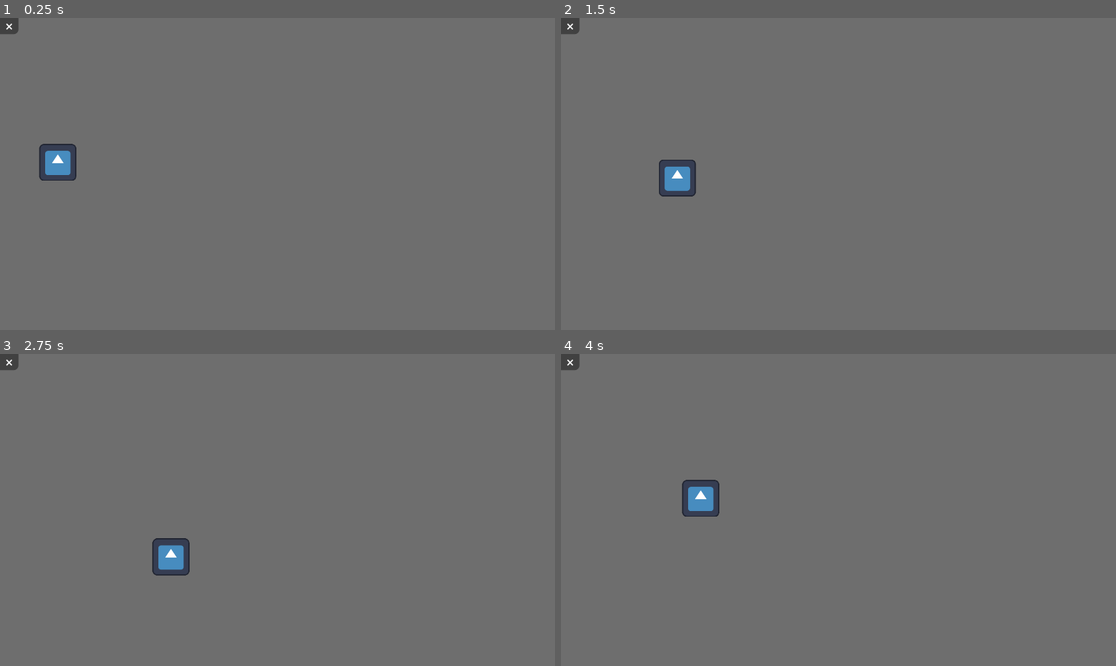
Above: before the commit, frames 1-4 (two rows, left to right).
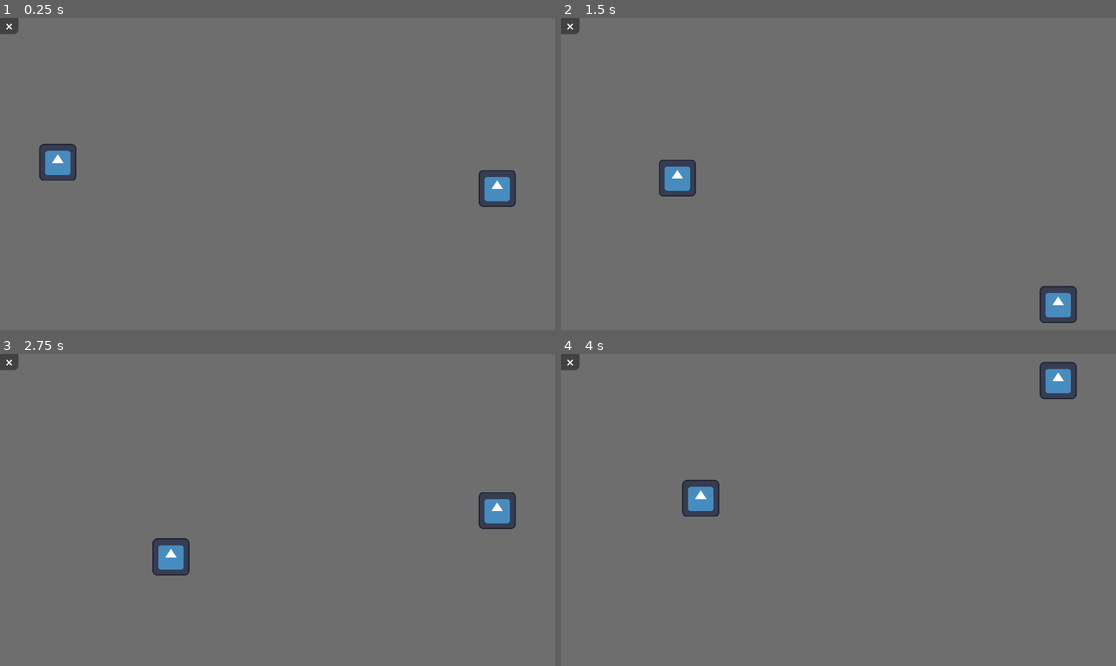
Above: after the commit, the same moments.

Repository: parrotwise/gmtk26-pong
Game: Godot game, scene res://Scenes/game_scene.tscn
The game is run twice, just before and just after one commit, with the same random seed, the same clock (stepped at 60 frames per second) and the same inputs. The engine's default icon, where the game draws it, is replaced by a stand-in: a white triangle on a blue panel in a dark square.
Inputs:
- Up to frame 1 (0.25 s): no input
- Up to frame 2 (1.5 s): hold Right (ui_right) 0.53-1.28 s; hold Down (ui_down) from 1.28 s (still down)
- Up to frame 3 (2.75 s): release Down (ui_down) at 2.03 s; hold Right (ui_right) from 2.03 s (still down)
- Up to frame 4 (4 s): release Right (ui_right) at 2.78 s; hold Up (ui_up) 2.78-3.53 s; hold Left (ui_left) from 3.53 s (still down)

The runs differ from the first frame. In frame 1, 0.8% of the frame differs, in the area x 86-93%, y 48-61%; in frame 2, 0.8%; in frame 3, 0.8%; in frame 4, 0.8%, in the area x 86-93%, y 2-15%.

Commit message:
Add preliminary opponent controller

Diff:
--- a/Scenes/game_scene.tscn
+++ b/Scenes/game_scene.tscn
@@ -4,6 +4,7 @@
 [ext_resource type="Script" uid="uid://csel3sxxejg3t" path="res://Scripts/game_ui.gd" id="1_x87qo"]
 [ext_resource type="Script" uid="uid://x2chsq18dd8c" path="res://Scripts/player.gd" id="2_1ixah"]
 [ext_resource type="Texture2D" uid="uid://c8nuxrijrj7d8" path="res://icon.svg" id="2_fiftr"]
+[ext_resource type="Script" uid="uid://dowrysm7015b3" path="res://Scripts/opponent.gd" id="4_1ixah"]
 
 [sub_resource type="StyleBoxFlat" id="StyleBoxFlat_b6fju"]
 bg_color = Color(0.43, 0.43, 0.43, 1)
@@ -73,6 +74,18 @@
 [node name="Collider" type="CollisionShape2D" parent="Battlefield/Objects/Player" unique_id=1432668304]
 shape = SubResource("RectangleShape2D_rgj8m")
 
+[node name="Opponent" type="StaticBody2D" parent="Battlefield/Objects" unique_id=969242786]
+position = Vector2(1720, 500)
+script = ExtResource("4_1ixah")
+
+[node name="Canvas" type="CanvasGroup" parent="Battlefield/Objects/Opponent" unique_id=947483694]
+
+[node name="Sprite" type="Sprite2D" parent="Battlefield/Objects/Opponent/Canvas" unique_id=1926471575]
+texture = ExtResource("2_fiftr")
+
+[node name="Collider" type="CollisionShape2D" parent="Battlefield/Objects/Opponent" unique_id=644687924]
+shape = SubResource("RectangleShape2D_rgj8m")
+
 [node name="UI" type="Control" parent="." unique_id=514686420]
 layout_mode = 1
 anchors_preset = 15
--- a/Scripts/game_manager.gd
+++ b/Scripts/game_manager.gd
@@ -6,6 +6,8 @@
 var ball_speed: float
 var player_speed: float:
 	get: return DisplayServer.window_get_size().y / 4.0
+var opponent_speed: float:
+	get: return DisplayServer.window_get_size().y / 3.0
 
 
 func _ready() -> void:
--- /dev/null
+++ b/Scripts/opponent.gd
@@ -0,0 +1,39 @@
+class_name Opponent
+extends StaticBody2D
+
+
+enum Direction {
+	NONE,
+	UP,
+	DOWN,
+}
+
+const MARGIN: float = 64.0
+
+var position_y_min: float:
+	get: return MARGIN
+var position_y_max: float:
+	get: return DisplayServer.window_get_size().y - MARGIN
+
+var direction: Direction
+var velocity: float
+
+func _ready() -> void:
+	direction = Direction.DOWN
+	velocity = 0
+
+
+func _physics_process(delta: float) -> void:
+	if direction == Direction.UP:
+		velocity = -GameManager.opponent_speed * delta
+	elif direction == Direction.DOWN:
+		velocity = GameManager.opponent_speed * delta
+
+	position.y += velocity
+
+	if position.y >= position_y_max:
+		direction = Direction.UP
+	elif position.y <= position_y_min:
+		direction = Direction.DOWN
+
+	position.y = clamp(position.y, position_y_min, position_y_max)
--- a/Scripts/player.gd
+++ b/Scripts/player.gd
@@ -13,10 +13,10 @@
 	var move_up: int = 1 if up_pressed else 0
 	var move_down: int = 1 if down_pressed else 0
 
-	self.velocity.x = GameManager.player_speed * (move_right - move_left)
-	self.velocity.y = GameManager.player_speed * (move_down - move_up)
+	velocity.x = GameManager.player_speed * (move_right - move_left)
+	velocity.y = GameManager.player_speed * (move_down - move_up)
 
 	move_and_slide()
 
-	self.position.x = clamp(self.position.x, 0, DisplayServer.window_get_size().x)
-	self.position.y = clamp(self.position.y, 0, DisplayServer.window_get_size().y)
+	position.x = clamp(position.x, 0, DisplayServer.window_get_size().x)
+	position.y = clamp(position.y, 0, DisplayServer.window_get_size().y)
Not shown, added: Scripts/opponent.gd.uid
